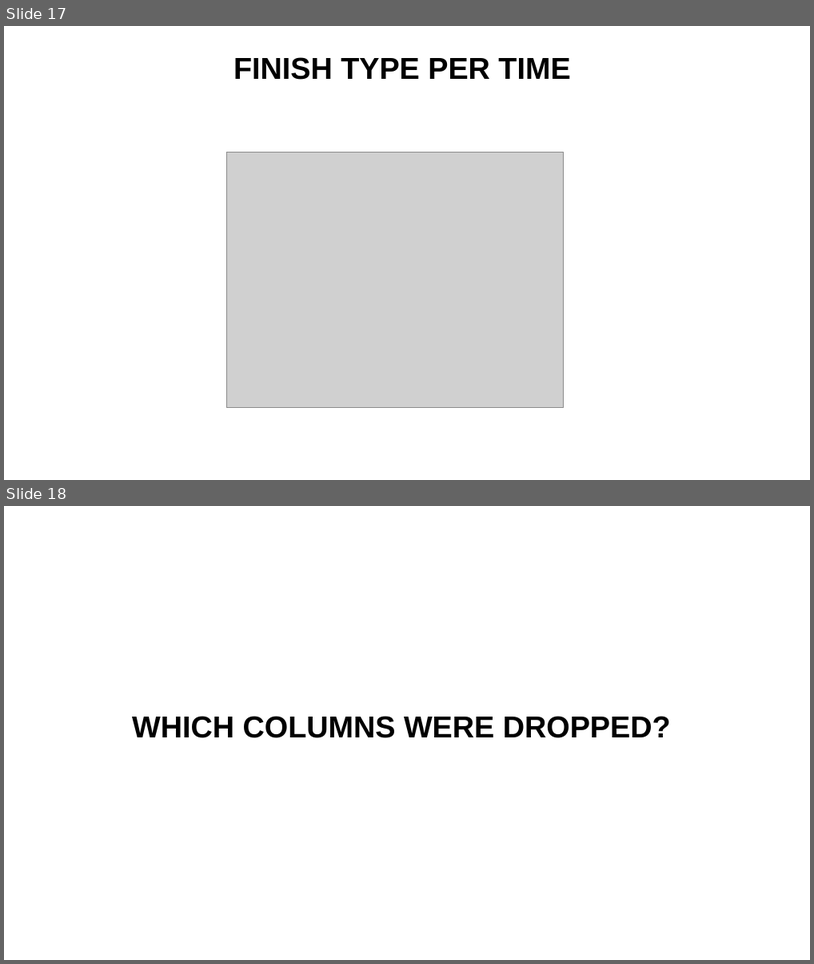
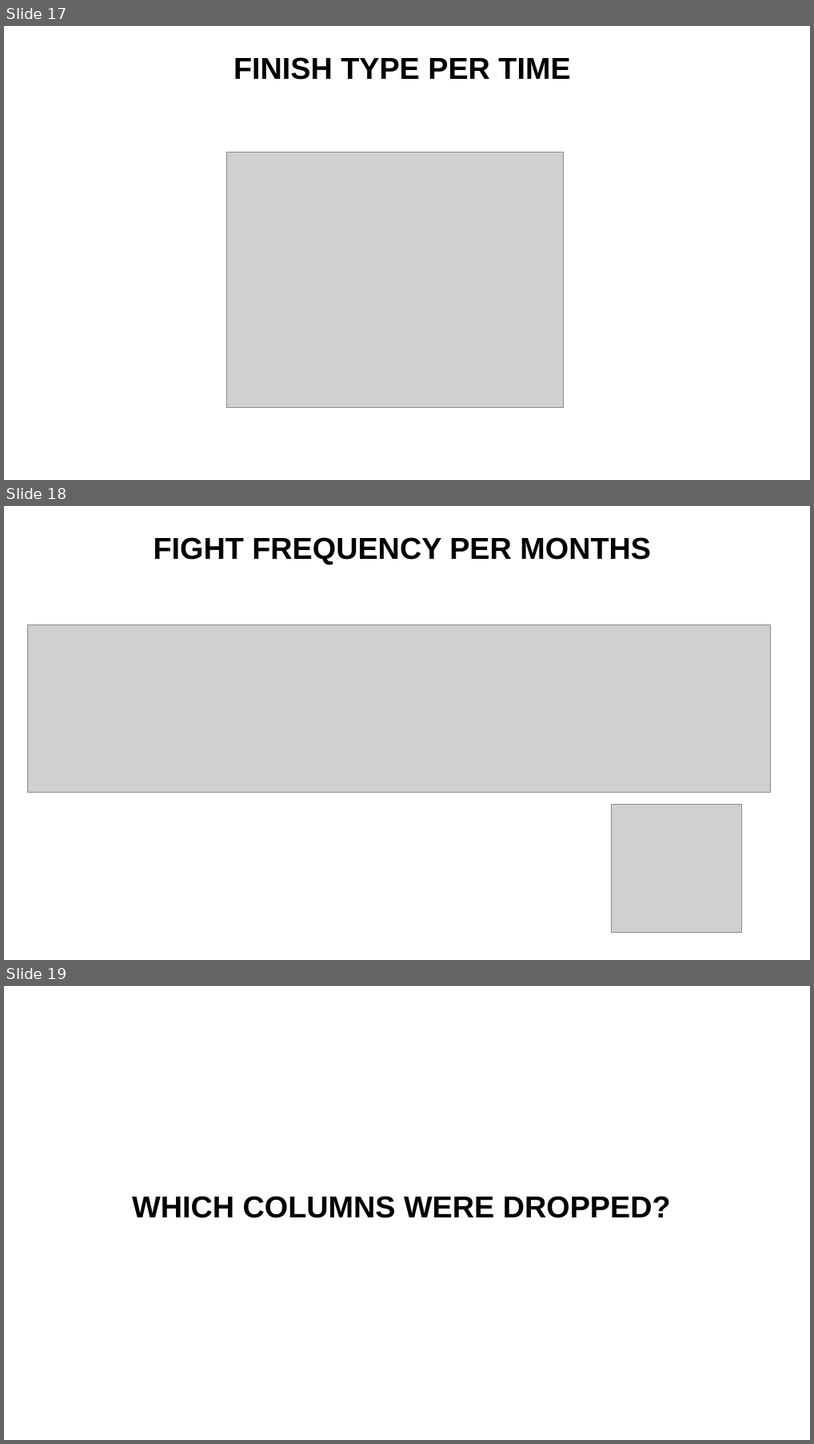
Before and after one commit to wilberquito/UFC-winner-predictor, a slide deck: presentation.pptx. Shown one above the other, each under a label of ours: slides 17 and 18 before the commit, slides 17, 18 and 19 after it. The pictures are 814x964 and 814x1444 pixels, drawn with LibreOffice and Linux fonts; fonts in the diff are those of the drawing; grey boxes stand for pictures. Boxes give left, top, right and bottom in pixels: in the first picture for what was removed or moved away, otherwise in the second. Text is boxed around its words. In the diff, an @@ line names an element or a change of style, - is before the commit and + after.

Commit message:
Updates pptx

```diff
--- a/presentation.pptx
+++ b/presentation.pptx
@@ slide 18 added at [4,506,810,960], background #FFFFFF @@
@@ title added at [154,537,651,564], 36 pt, text #000000, bold @@
+FIGHT FREQUENCY PER MONTHS
@@ picture added at [27,625,771,792] @@
@@ picture added at [612,804,742,932] @@
@@ what was slide 18 is now slide 19 @@
```
Also in this commit, not shown: 1 slide changed, 2 other slides added, 1 slide removed.
